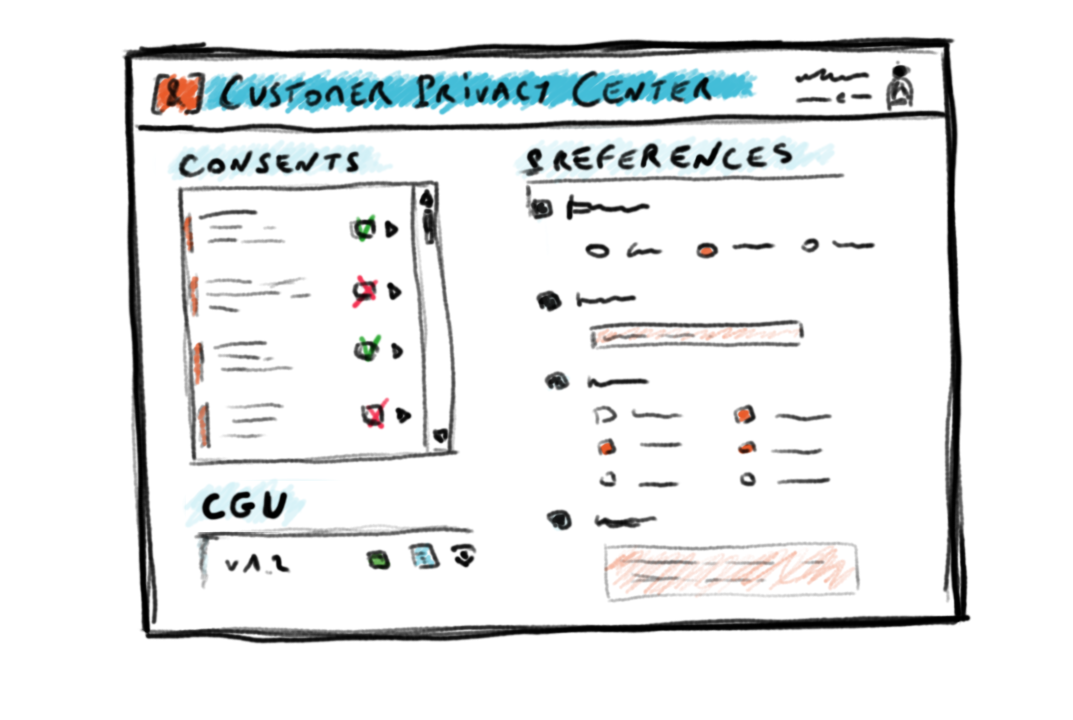
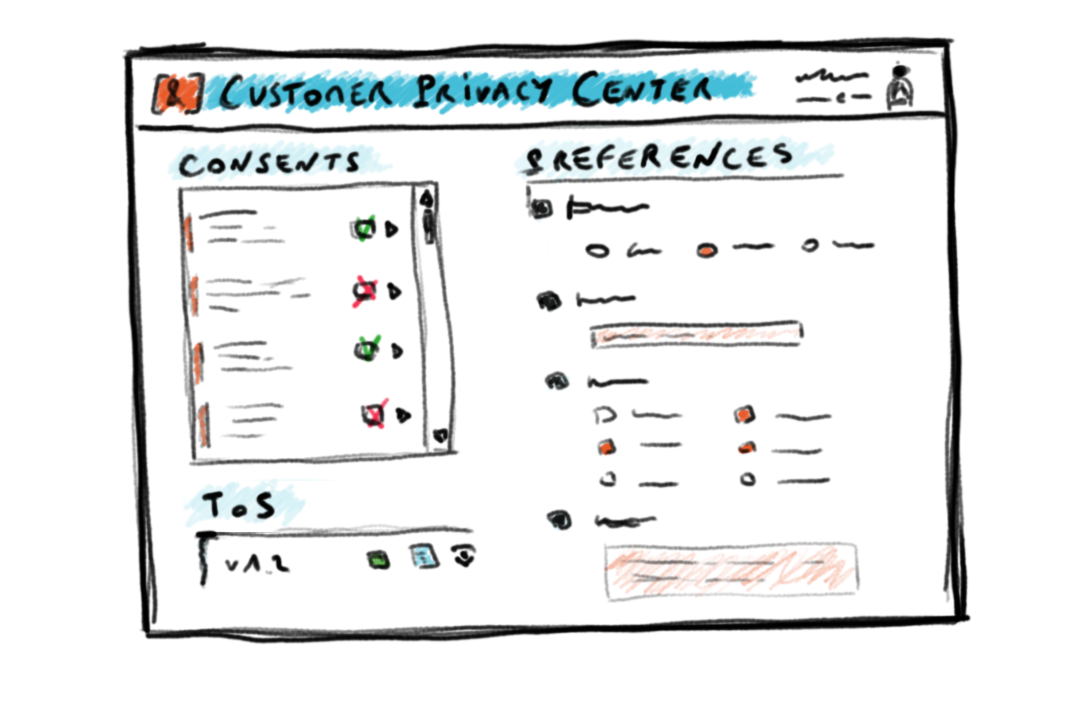
Layers edited between the first and the second 1073 x 720 image:
painted on "Calque 1" over <box>194,69,687,587</box>
painted on "Calque 2" over <box>194,69,687,587</box>
